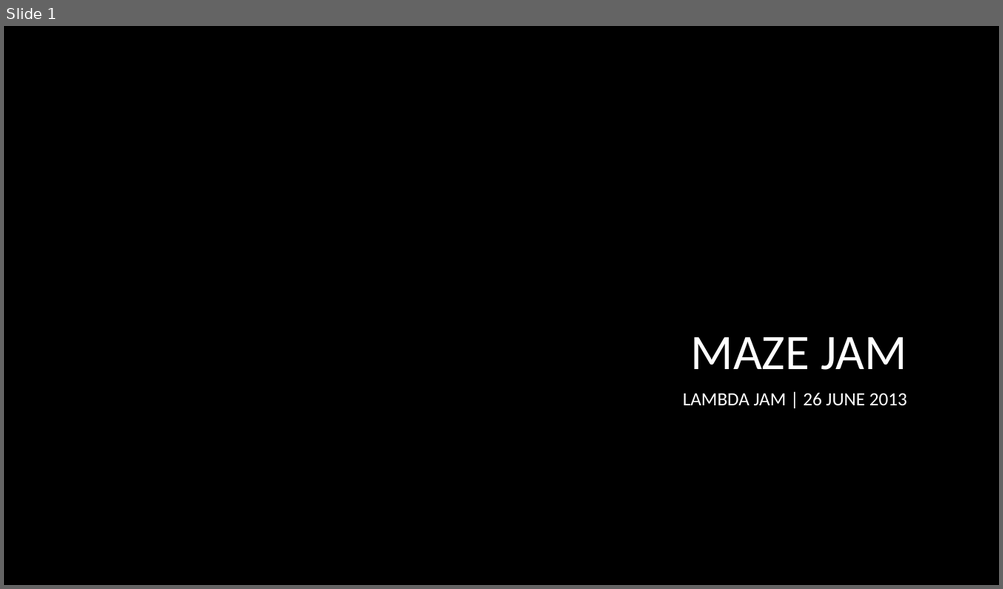
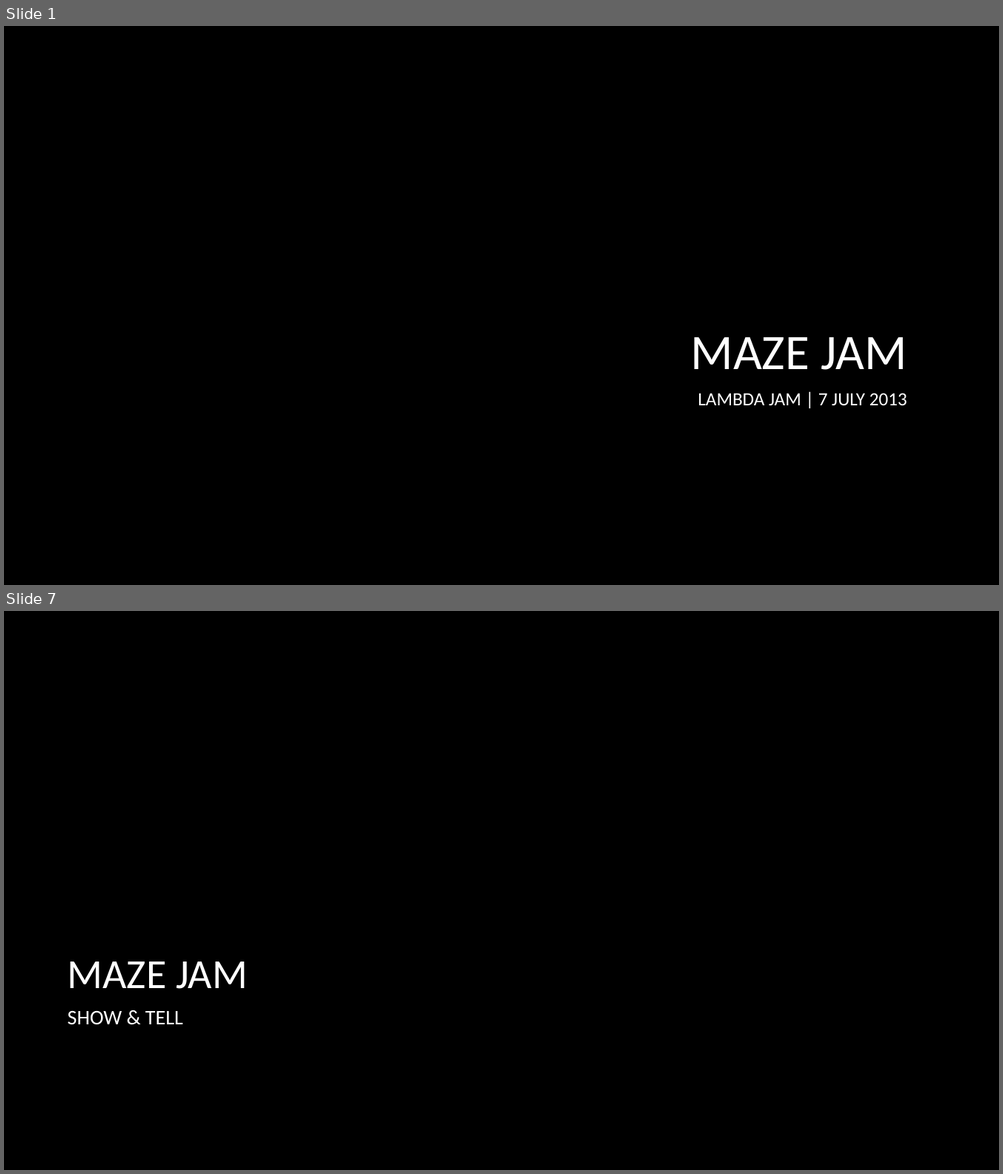
Before and after one commit to strangeloop/lambdajam2013, a slide deck: jams/maze/MazesJam.pptx. Shown one above the other, each under a label of ours: slide 1 before the commit, slides 1 and 7 after it; the slides between them are not shown. The pictures are 1003x589 and 1003x1174 pixels, drawn with LibreOffice and Linux fonts; fonts in the diff are those of the drawing; background and template pictures are left out. Boxes give left, top, right and bottom in pixels: in the first picture for what was removed or moved away, otherwise in the second. Text is boxed around its words. In the diff, an @@ line names an element or a change of style, - is before the commit and + after.

```diff
--- a/jams/maze/MazesJam.pptx
+++ b/jams/maze/MazesJam.pptx
@@ slide 7 added at [4, 611, 999, 1170], background picture (left out) @@
@@ title added at [68, 962, 247, 989], 40 pt, text #FFFFFF @@
+MAZE JAM
@@ text added at [68, 1011, 183, 1025], 20 pt, text #FFFFFF @@
+SHOW & TELL
@@ slide 1 changed as well @@
@@ subtitle at [697, 393, 907, 406]: text changed @@
-LAMBDA JAM | 26 JUNE 2013
+LAMBDA JAM | 7 JULY 2013
```
Also in this commit, not shown: 5 other slides added, 3 other files.
